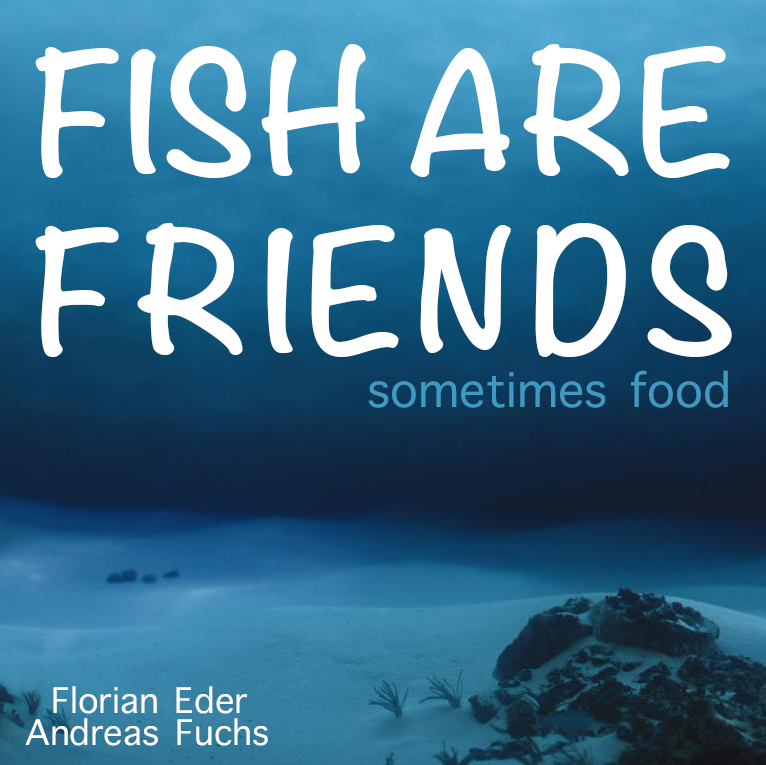
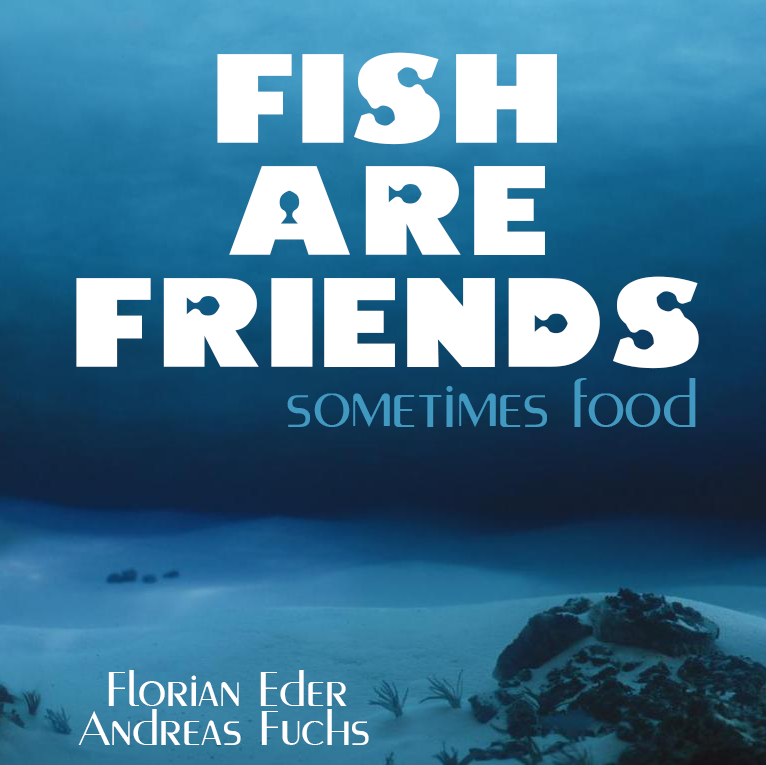
The second 766 × 765 image is a revision of the first. Changes to its layers:
painted on "Andreas Fuchs" over [25, 709, 369, 746]
painted on "Florian Eder" over [53, 670, 347, 714]
painted on "sometimes food" over [287, 370, 728, 427]
renamed "FISH ARE FRIENDS" to "fish are friends", painted on it over [35, 44, 732, 369]
